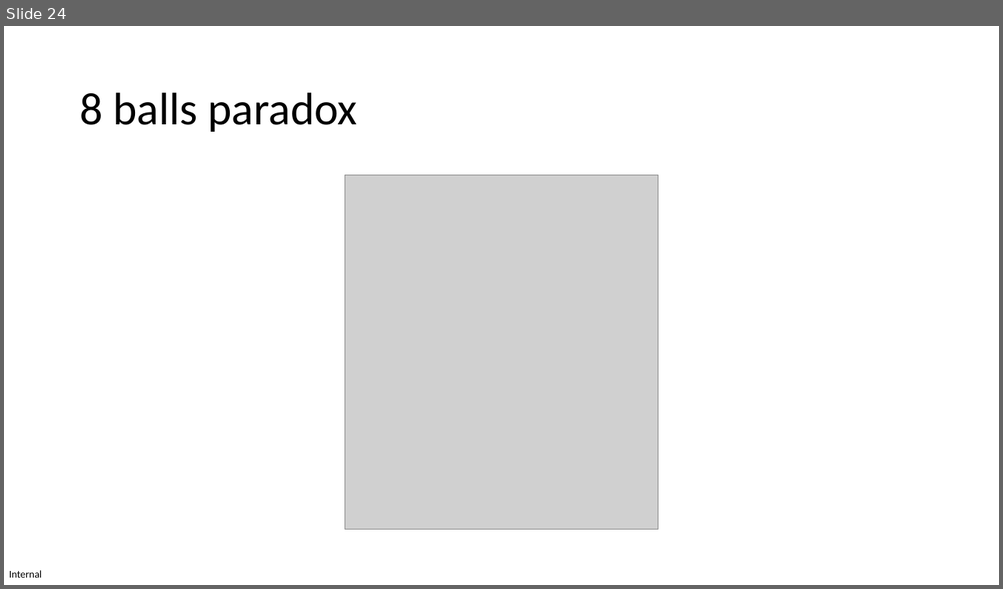
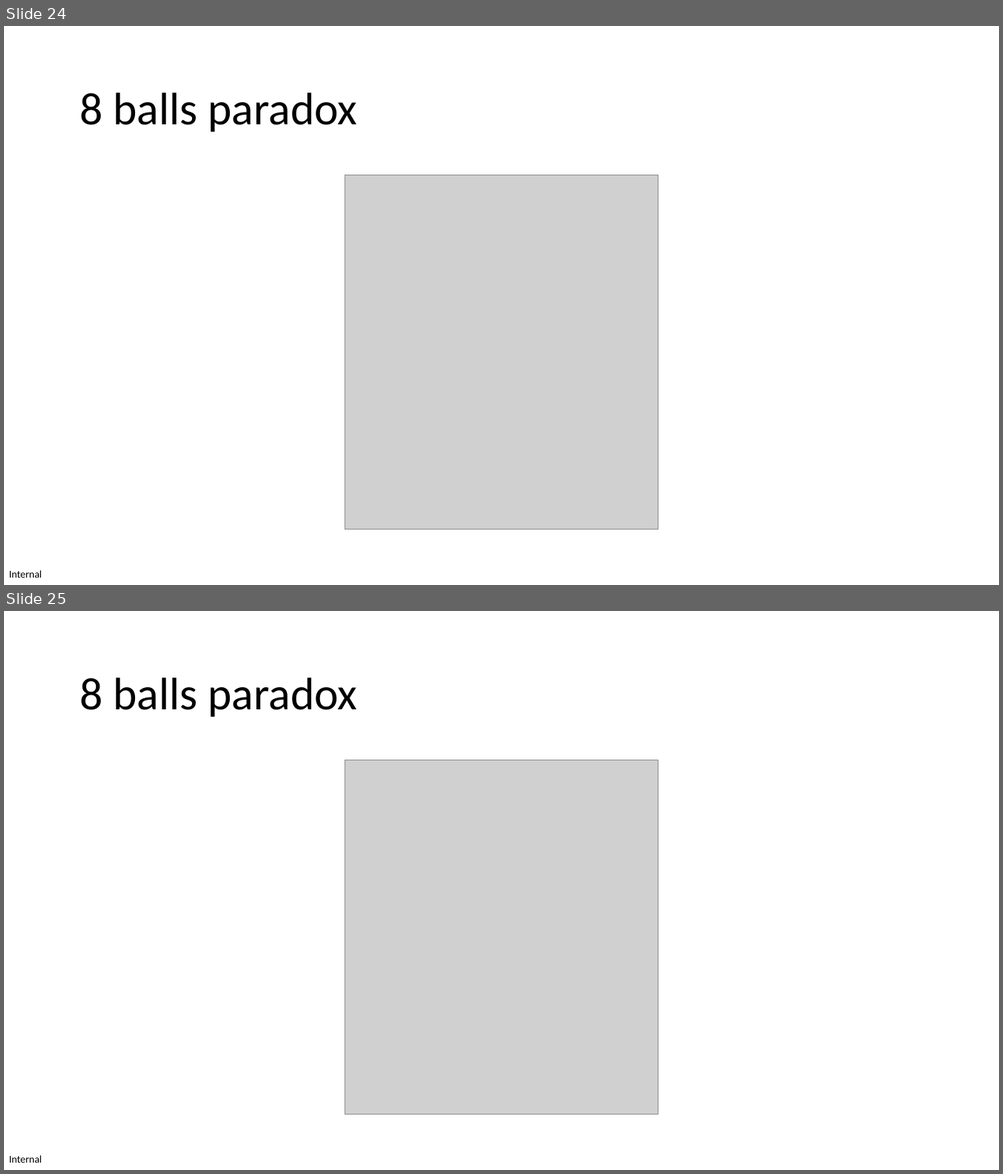
Before and after one commit to MICS-Lab/XmasPresentation2023PRFD, a slide deck: slides_x_mas_2023.pptx. Shown one above the other, each under a label of ours: slide 24 before the commit, slides 24 and 25 after it. The pictures are 1003x589 and 1003x1174 pixels, drawn with LibreOffice and Linux fonts; fonts in the diff are those of the drawing; grey boxes stand for pictures. Boxes give left, top, right and bottom in pixels: in the first picture for what was removed or moved away, otherwise in the second. Text is boxed around its words. In the diff, an @@ line names an element or a change of style, - is before the commit and + after.

Commit message:
8 balls paradox: added central blob

```diff
--- a/slides_x_mas_2023.pptx
+++ b/slides_x_mas_2023.pptx
@@ slide 25 added at <box>4,611,999,1170</box>, background #FFFFFF; not listed: 1 template element that a slide beside it also shows @@
@@ title added at <box>79,678,358,717</box>, 44 pt, text #000000 @@
+8 balls paradox
@@ picture added at <box>345,760,658,1116</box> @@
```
